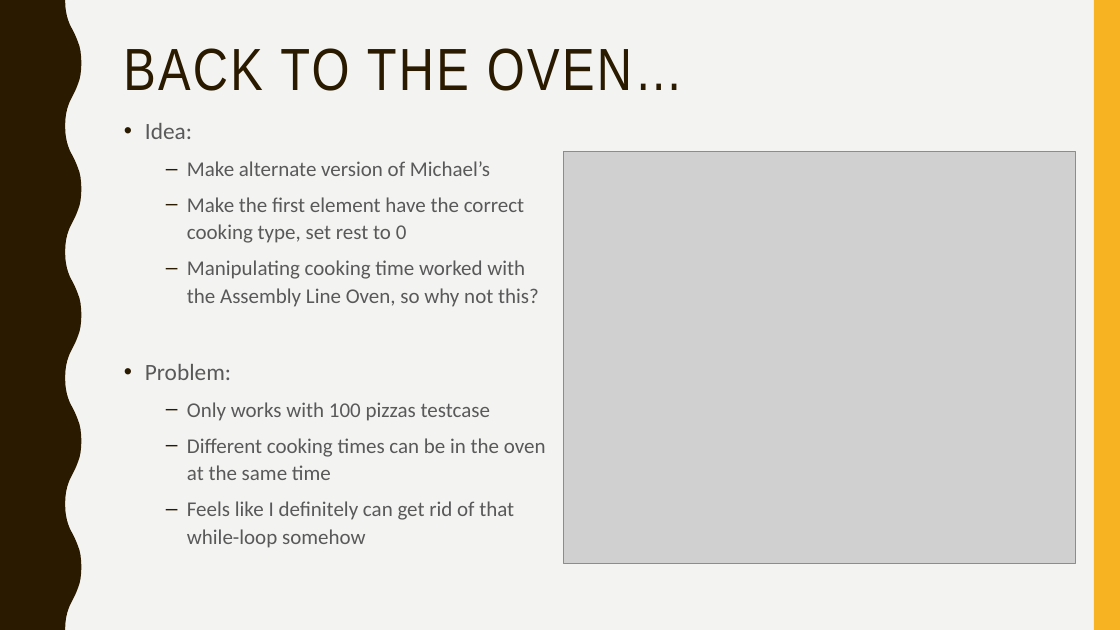
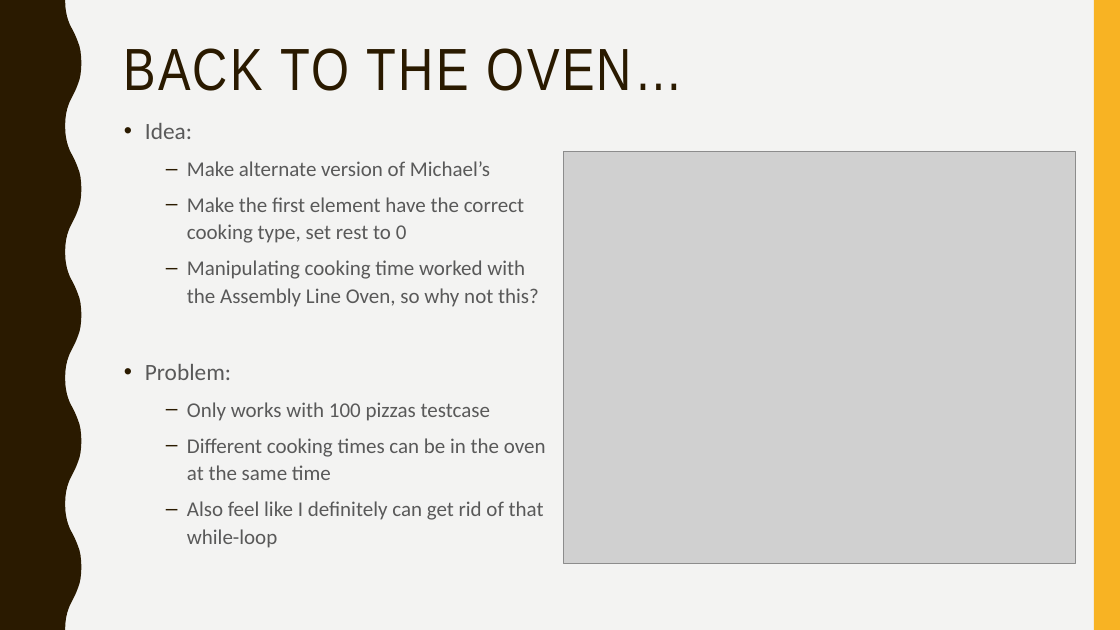
Before and after one commit to Exopi-Talent-Academy/PizzaSolutionRebekka, a slide deck: slide 7 of PizzaSolution Presentation.pptx. Drawn at 1120x630 pixels with LibreOffice and Linux fonts; fonts in the diff are those of the drawing; grey boxes stand for pictures. Boxes give left, top, right and bottom in pixels: in the first picture for what was removed or moved away, otherwise in the second. Text is boxed around its words. In the diff, an @@ line names an element or a change of style, - is before the commit and + after.

```diff
--- a/PizzaSolution Presentation.pptx
+++ b/PizzaSolution Presentation.pptx
@@ text at (187,501,544,548): text changed @@
-  – Feels like I definitely can get rid of that while-loop somehow
+  – Also feel like I definitely can get rid of that while-loop
```
Also in this commit, not shown: 7 other slides changed, 5 other files.
